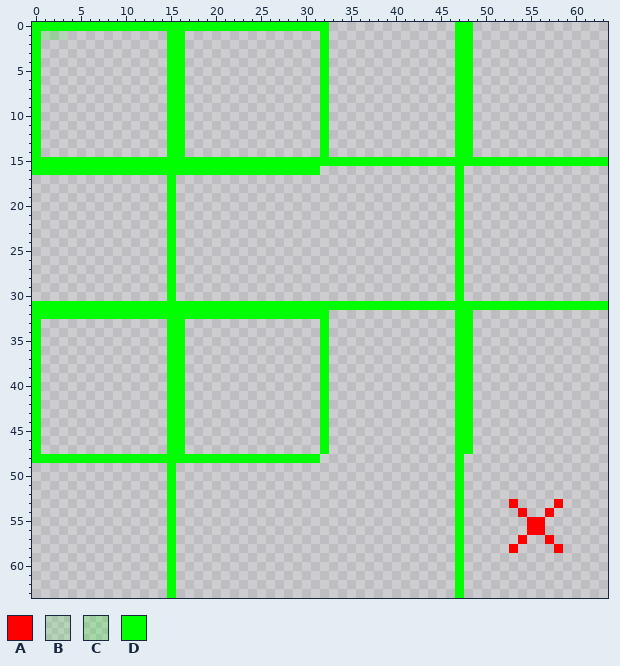
Two states of a pixel-art sprite, trunk/Village/assets/Textures/select16.png. Above: the version before the commit.
The file is 64x64 pixels. Pixels under 10% opacity are left out.
Palette (. is transparent): A #ff0000  B #00ff001e  C #00ff0032  D #00ff00
And afterwards:
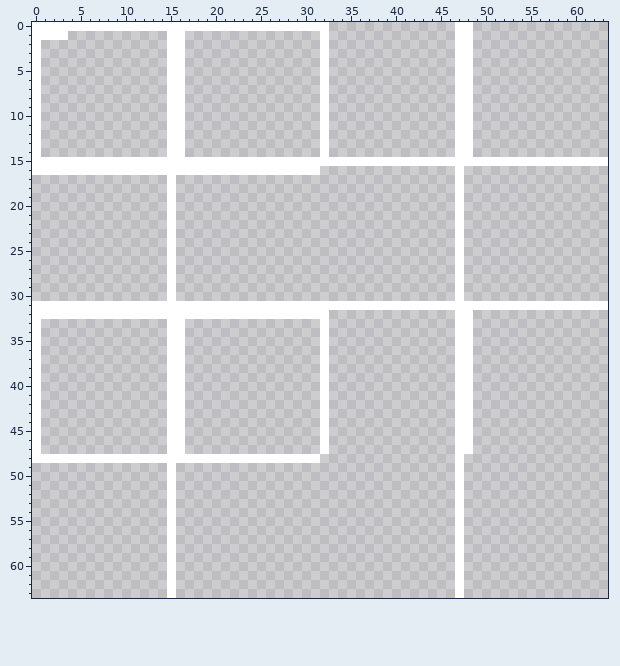
From old to new:
colour D: #00ff00 -> #ffffff
y 1: x 1..3 CCB -> DDD
y 53: x 53 A -> .; x 58 A -> .
y 54: x 54 A -> .; x 57 A -> .
y 55..56: x 55..56 AA -> ..
y 57: x 54 A -> .; x 57 A -> .
y 58: x 53 A -> .; x 58 A -> .
Where, in picture pixels (left, top, right, bottom), the same in both pictures:
changed: (32, 22, 608, 598)
